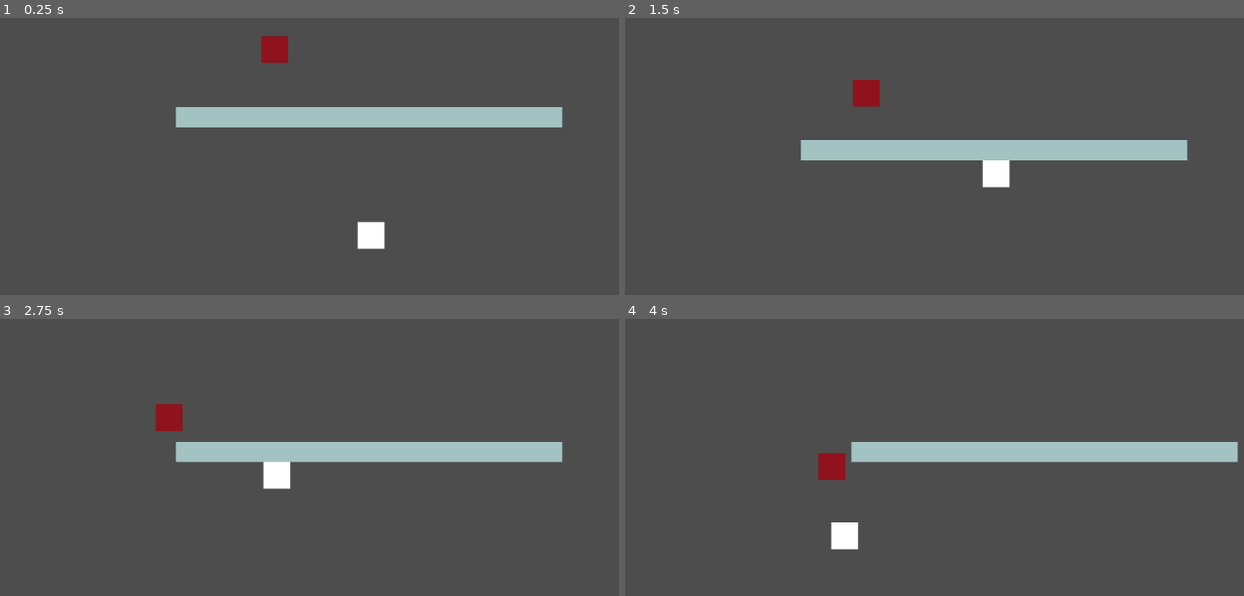
Above: before the commit, frames 1-4 (two rows, left to right).
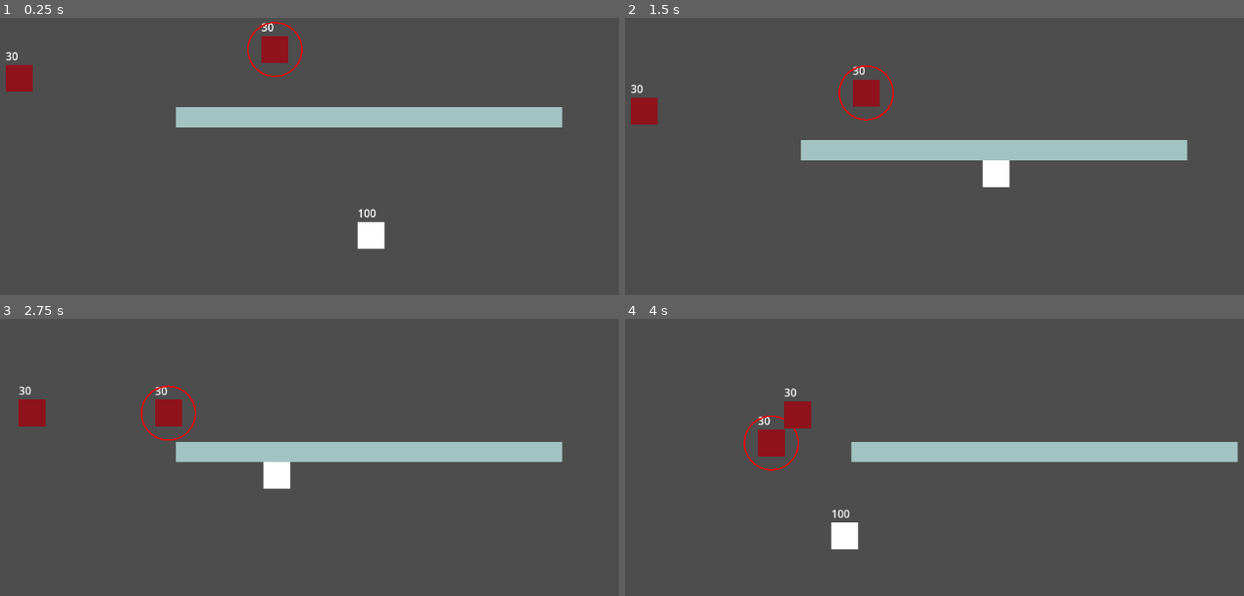
Above: after the commit, the same moments.

Repository: Nikzt/split-rpg
Game: Godot game, scene res://world.tscn
The game is run twice, just before and just after one commit, with the same random seed, the same clock (stepped at 60 frames per second) and the same inputs.
Inputs:
- Up to frame 1 (0.25 s): no input
- Up to frame 2 (1.5 s): tap Enter at 0.5 s; hold Up (ui_up) from 0.53 s (still down)
- Up to frame 3 (2.75 s): release Up (ui_up) at 2.03 s; hold Left (ui_left) from 2.03 s (still down)
- Up to frame 4 (4 s): release Left (ui_left) at 3.53 s; hold Down (ui_down) from 3.53 s (still down)

The runs differ from the first frame. In frame 1, 0.7% of the frame differs, in the area x 0-61%, y 1-73%; in frame 2, 0.7%; in frame 3, 0.9%; in frame 4, 1.6%, in the area x 19-37%, y 24-73%.

Commit message:
targeting with reticle

Diff:
--- a/enemy_basic.gd
+++ b/enemy_basic.gd
@@ -3,6 +3,7 @@
 var speed = 90.0
 var target: Node2D = null
 var stop_distance = 70.0
+var health = 30
 
 @onready var nav_agent: NavigationAgent2D = $NavigationAgent2D
 @onready var aggro_range: Area2D = $AggroRange
--- /dev/null
+++ b/enemy_basic.tscn
@@ -0,0 +1,40 @@
+[gd_scene format=3 uid="uid://dlsq1veuoemrk"]
+
+[ext_resource type="Script" uid="uid://bpkrtdamxcaio" path="res://enemy_basic.gd" id="1_g2x43"]
+[ext_resource type="Script" uid="uid://l058es2j62c1" path="res://health_label.gd" id="2_2eiu5"]
+[ext_resource type="PackedScene" uid="uid://wf7yiug2kt2m" path="res://targeting_reticle.tscn" id="3_2eiu5"]
+
+[sub_resource type="RectangleShape2D" id="RectangleShape2D_tlwt5"]
+
+[sub_resource type="CircleShape2D" id="CircleShape2D_aqk2v"]
+radius = 223.99
+
+[node name="EnemyBasic" type="CharacterBody2D" unique_id=158601131]
+script = ExtResource("1_g2x43")
+
+[node name="ColorRect" type="ColorRect" parent="." unique_id=1144570142]
+offset_left = -20.0
+offset_top = -20.0
+offset_right = 20.0
+offset_bottom = 20.0
+color = Color(0.56078434, 0.07058824, 0.10980392, 1)
+
+[node name="CollisionShape2D" type="CollisionShape2D" parent="." unique_id=1350471519]
+scale = Vector2(2, 2)
+shape = SubResource("RectangleShape2D_tlwt5")
+
+[node name="AggroRange" type="Area2D" parent="." unique_id=1065053967]
+
+[node name="CollisionShape2D" type="CollisionShape2D" parent="AggroRange" unique_id=1754229864]
+shape = SubResource("CircleShape2D_aqk2v")
+
+[node name="NavigationAgent2D" type="NavigationAgent2D" parent="." unique_id=1183403948]
+
+[node name="HealthLabel" type="Label" parent="." unique_id=635927988]
+offset_left = -20.0
+offset_top = -45.0
+offset_right = 20.0
+offset_bottom = -22.0
+script = ExtResource("2_2eiu5")
+
+[node name="TargetingReticle" parent="." unique_id=1138368473 instance=ExtResource("3_2eiu5")]
--- /dev/null
+++ b/health_label.gd
@@ -0,0 +1,11 @@
+extends Label
+
+
+# Called when the node enters the scene tree for the first time.
+func _ready() -> void:
+	pass # Replace with function body.
+
+
+# Called every frame. 'delta' is the elapsed time since the previous frame.
+func _process(delta: float) -> void:
+	text = str(get_parent().health)
--- a/player.gd
+++ b/player.gd
@@ -1,6 +1,8 @@
 extends CharacterBody2D
 
 var speed = 200.0
+var health = 100
+var target: Node2D = null
 
 func _physics_process(delta):
 	var input = Vector2.ZERO
@@ -15,3 +17,14 @@
 
 	velocity = input.normalized() * speed
 	move_and_slide()
+
+func _process(delta):
+	var enemies = get_tree().get_nodes_in_group("enemies")
+	var closest: Node2D = null
+	var closest_dist = INF
+	for enemy in enemies:
+		var dist = global_position.distance_to(enemy.global_position)
+		if dist < closest_dist:
+			closest_dist = dist
+			closest = enemy
+	target = closest
--- /dev/null
+++ b/targeting_reticle.gd
@@ -0,0 +1,8 @@
+extends Node2D
+
+func _process(delta):
+  var player = get_tree().get_first_node_in_group("player")
+  visible = player != null and player.target == get_parent()
+
+func _draw():
+  draw_arc(Vector2.ZERO, 40, 0, TAU, 64, Color.RED, 2.0)
--- /dev/null
+++ b/targeting_reticle.tscn
@@ -0,0 +1,6 @@
+[gd_scene format=3 uid="uid://wf7yiug2kt2m"]
+
+[ext_resource type="Script" uid="uid://dk47g75nqhe62" path="res://targeting_reticle.gd" id="1_6fq5k"]
+
+[node name="TargetingReticle" type="Node2D" unique_id=1138368473]
+script = ExtResource("1_6fq5k")
--- a/world.tscn
+++ b/world.tscn
@@ -1,15 +1,11 @@
 [gd_scene format=3 uid="uid://ds3mlpyd8x7l2"]
 
 [ext_resource type="Script" uid="uid://chg5dker3cepy" path="res://player.gd" id="1_f3sb7"]
-[ext_resource type="Script" uid="uid://bpkrtdamxcaio" path="res://enemy_basic.gd" id="2_fj7yv"]
+[ext_resource type="Script" uid="uid://l058es2j62c1" path="res://health_label.gd" id="2_tlwt5"]
+[ext_resource type="PackedScene" uid="uid://dlsq1veuoemrk" path="res://enemy_basic.tscn" id="3_tlwt5"]
 
 [sub_resource type="RectangleShape2D" id="RectangleShape2D_fj7yv"]
 size = Vector2(40, 40)
-
-[sub_resource type="RectangleShape2D" id="RectangleShape2D_tlwt5"]
-
-[sub_resource type="CircleShape2D" id="CircleShape2D_aqk2v"]
-radius = 223.99
 
 [sub_resource type="NavigationPolygon" id="NavigationPolygon_036b0"]
 vertices = PackedVector2Array(1358.7734, 90.53125, 1360.7109, 1122.7969, 849.72656, 359.72656, 849.72656, 270.27344, 1350.8125, -128.65625, -269.70313, 1124.7266, 216.27344, 359.72656, -266.82813, -122.86719, 216.27344, 270.27344)
@@ -22,7 +18,7 @@
 
 [node name="World" type="Node2D" unique_id=947589902]
 
-[node name="Player" type="CharacterBody2D" parent="." unique_id=865330410]
+[node name="Player" type="CharacterBody2D" parent="." unique_id=865330410 groups=["player"]]
 position = Vector2(600, 500)
 script = ExtResource("1_f3sb7")
 
@@ -46,27 +42,18 @@
 drag_right_margin = 0.39
 drag_bottom_margin = 0.28
 
-[node name="EnemyBasic" type="CharacterBody2D" parent="." unique_id=1365897100]
+[node name="HealthLabel" type="Label" parent="Player" unique_id=985423330]
+offset_left = -20.0
+offset_top = -45.0
+offset_right = 20.0
+offset_bottom = -22.0
+script = ExtResource("2_tlwt5")
+
+[node name="EnemyBasic2" parent="." unique_id=158601131 groups=["enemies"] instance=ExtResource("3_tlwt5")]
+position = Vector2(77, 266)
+
+[node name="EnemyBasic" parent="." unique_id=1071099759 groups=["enemies"] instance=ExtResource("3_tlwt5")]
 position = Vector2(457, 223)
-script = ExtResource("2_fj7yv")
-
-[node name="ColorRect" type="ColorRect" parent="EnemyBasic" unique_id=1371001864]
-offset_left = -20.0
-offset_top = -20.0
-offset_right = 20.0
-offset_bottom = 20.0
-color = Color(0.56078434, 0.07058824, 0.10980392, 1)
-
-[node name="CollisionShape2D" type="CollisionShape2D" parent="EnemyBasic" unique_id=923517378]
-scale = Vector2(2, 2)
-shape = SubResource("RectangleShape2D_tlwt5")
-
-[node name="AggroRange" type="Area2D" parent="EnemyBasic" unique_id=793382393]
-
-[node name="CollisionShape2D" type="CollisionShape2D" parent="EnemyBasic/AggroRange" unique_id=1556855408]
-shape = SubResource("CircleShape2D_aqk2v")
-
-[node name="NavigationAgent2D" type="NavigationAgent2D" parent="EnemyBasic" unique_id=390585811]
 
 [node name="NavigationRegion2D" type="NavigationRegion2D" parent="." unique_id=323802804]
 position = Vector2(64, 9)
Not shown, added: health_label.gd.uid
Not shown, added: targeting_reticle.gd.uid
